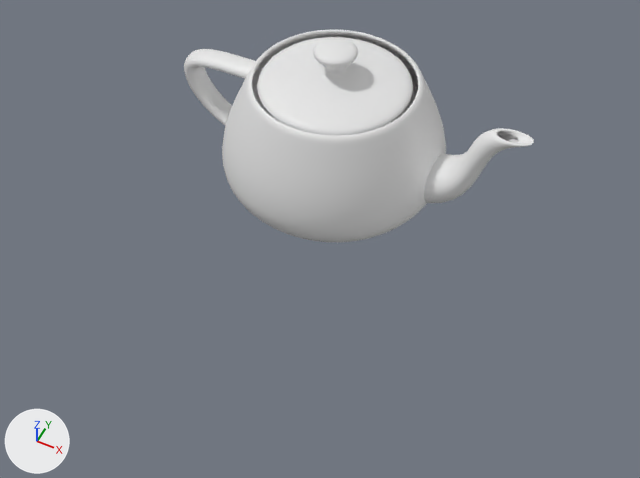
A saved change to the COLLADA model teapot.dae.
Both versions are drawn from a camera (50 mm lens) standing at (50.4, -107.3, 100.6) and looking at (3.2, -12.9, -17.4). The axes (+X, +Y, +Z) are drawn at lower left. The lights are the same throughout. Where no turn or scale is listed for an object, it has been applied to the vertices. Vertices at the same position are counted once.

Names of what the first picture shows: 'Teapot'.
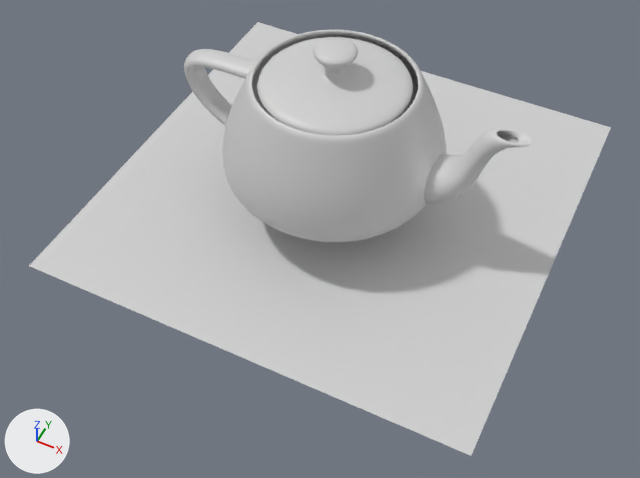
What differs and where, as boxes [x1, y1, x2, y2] in the pictures (640 x 478 px):
'Teapot', reshaped: before [184, 30, 534, 242]; after [29, 22, 611, 456]
part 1 of me_teapot, added: after [29, 22, 611, 456]
part 2 of me_teapot, recoloured (white to grey): [184, 30, 534, 242] in both

Edits to the bpy script that builds the scene:
```text
Add mat_material_001:
    mat_material_001 = principled_material('Material_001')
    mat_material_001.base_color = (0.64, 0.64, 0.64)  # light grey #d1d1d1
    mat_material_001.roughness = 0.44
Change me_teapot:
    used by ob_teapot; location = (0.0, 0.0, 0.0)
    verts and faces of me_teapot; kept vertices keep their numbers, new ones are numbered from 4676
    remove me_teapot.from_pydata(...)  # 4676 vertices, 9120 faces; spans x -30.4..33.9, y -20.0..20.0, z -17.2..14.3
    add me_teapot.from_pydata(...)  # 4680 vertices, 9122 faces; spans x -42.0..41.7, y -39.0..44.7, z -21.2..14.3
    me_teapot part 1
    add verts[4676] = (-42.0, -39.0, -21.2)  # pixel (28, 265)
    add verts[4677] = (41.7, -39.0, -21.2)  # pixel (471, 456)
    add verts[4678] = (-42.0, 44.7, -21.2)  # pixel (257, 21)
    add verts[4679] = (41.7, 44.7, -21.2)  # pixel (611, 127)
    add faces += [(4676, 4677, 4678), (4677, 4679, 4678)]
    me_teapot part 2: 9120 faces spanning x -30.4..33.9, y -20.0..20.0, z -17.2..14.3 switch from no material to mat_material_001 (light grey #d1d1d1)
```
